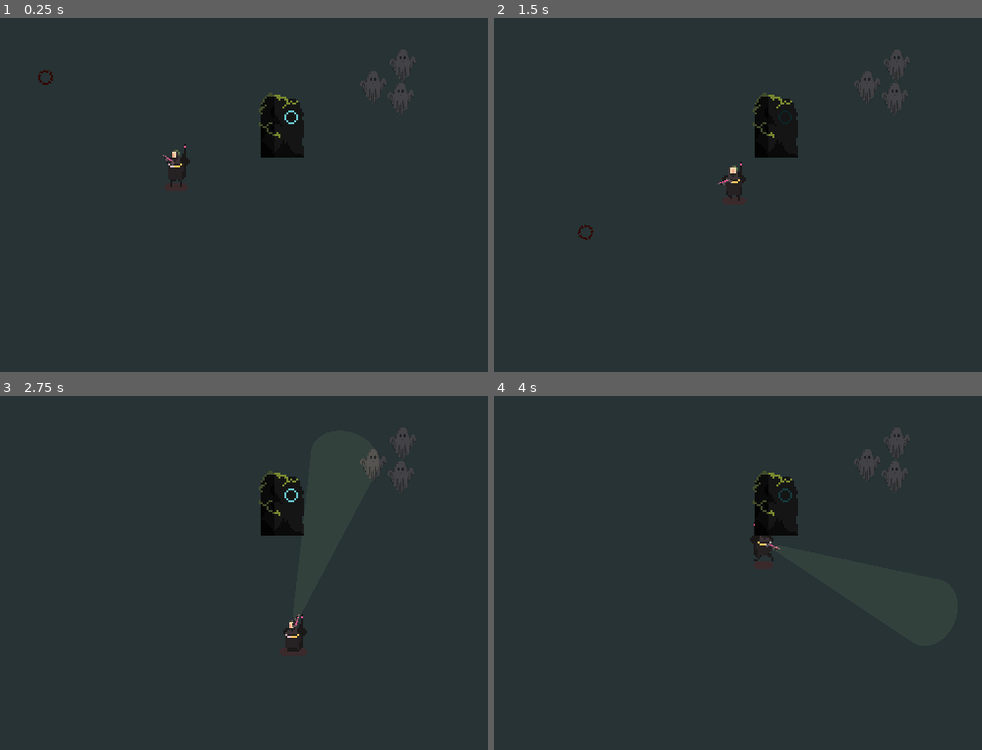
Above: before the commit, frames 1-4 (two rows, left to right).
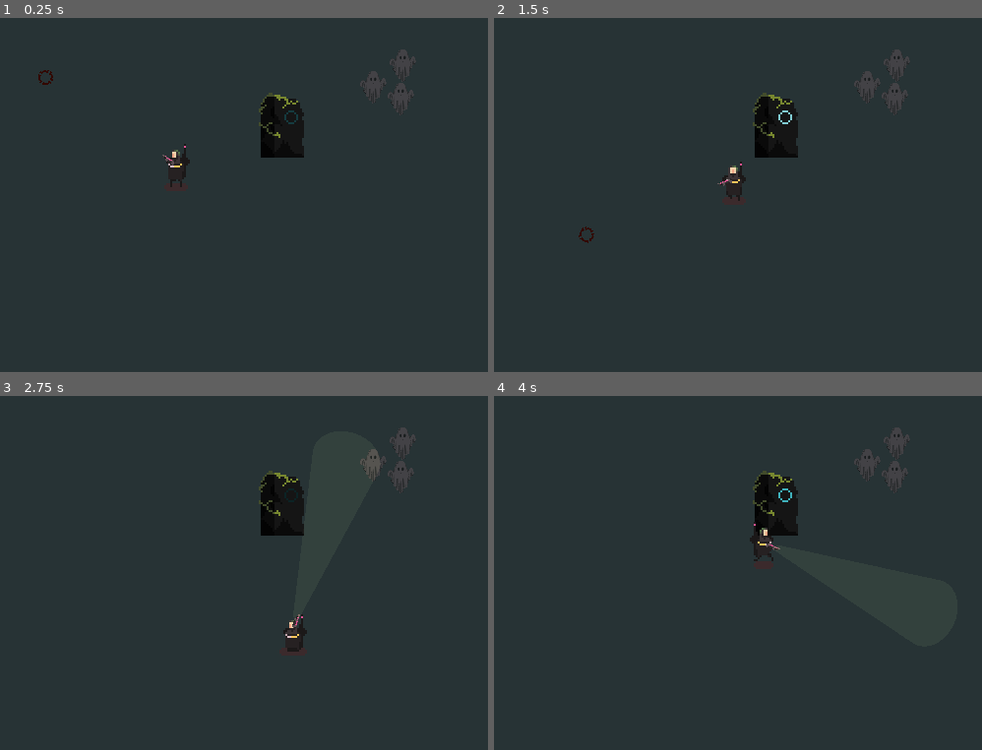
Above: after the commit, the same moments.

Repository: SeanTSinclair/Asylum
Game: Godot game, scene res://World.tscn
Two runs of this game, one before a commit and one after it. Both use one fixed random seed, a clock stepped at 60 frames per second and the inputs below.
Inputs (mouse positions are in pixels of both pictures, inside the frame that each line leads up to):
- Up to frame 1 (0.25 s): no input
- Up to frame 2 (1.5 s): move the mouse to (903, 177) at 0.52 s; press the mouse at (903, 177) at 0.53 s; hold D (move_right) 0.53-1.28 s; move the mouse to (640, 212) at 1.27 s; release the mouse at (640, 212) at 1.28 s; hold S (move_down) from 1.28 s (still down); click (640, 212) at 1.35 s
- Up to frame 3 (2.75 s): move the mouse to (336, 495) at 2.02 s; release S (move_down) at 2.03 s; press the mouse at (336, 495) at 2.03 s; hold D (move_right) from 2.03 s (still down)
- Up to frame 4 (4 s): move the mouse to (733, 643) at 2.77 s; release D (move_right) at 2.78 s; release the mouse at (733, 643) at 2.78 s; hold W (move_up) 2.78-3.53 s; click (733, 643) at 2.85 s; move the mouse to (957, 626) at 3.52 s; press the mouse at (957, 626) at 3.53 s; hold A (move_left) from 3.53 s (still down)

The runs differ from the first frame. In frame 1, less than 0.1% of the frame differs, in the area x 58-62%, y 26-30%; in frame 2, 0.1%, in the area x 17-62%, y 26-64%; in frame 3, less than 0.1%; in frame 4, less than 0.1%.

Commit message:
Adapted player to use a FSM, rough sketch from a yt video so might change it slightly later.

Diff:
--- /dev/null
+++ b/Common/StateMachine.gd
@@ -0,0 +1,39 @@
+extends Node
+class_name StateMachine
+
+var state = null setget set_state
+var previous_state = null
+var states = {}
+
+onready var parent = get_parent()
+
+func _physics_process(delta):
+	if state != null:
+		_state_logic(delta)
+		var transition = _get_transition(delta)
+		if transition != null:
+			set_state(transition)
+
+func _state_logic(_delta):
+	pass
+
+func _get_transition(_delta):
+	return null
+
+func _enter_state(_new_state, _old_state):
+	pass
+
+func _exit_state(_old_state, _new_state):
+	pass
+
+func set_state(new_state):
+	previous_state = state
+	state = new_state
+
+	if previous_state != null:
+		_exit_state(previous_state, new_state)
+	if new_state != null:
+		_enter_state(new_state, previous_state)
+
+func add_state(state_name):
+	states[state_name] = states.size()
--- a/Enemies/Ghost.gd
+++ b/Enemies/Ghost.gd
@@ -15,7 +15,7 @@
 var state = IDLE
 var stun_amount : float = 0
 
-func _physics_process(delta):
+func _physics_process(_delta):
 	match state:
 		IDLE:
 			pass
--- a/Player/Flashlight.gd
+++ b/Player/Flashlight.gd
@@ -10,7 +10,7 @@
 func _ready():
 	disable_flashlight()
 
-func _physics_process(delta):
+func _physics_process(_delta):
 	for raycast in raycasts:
 		if raycast.is_colliding():
 			var collider = raycast.get_collider()
--- a/Player/Player.gd
+++ b/Player/Player.gd
@@ -1,53 +1,18 @@
 extends KinematicBody2D
 
-onready var stats = $PlayerStats
 onready var sprite = $Sprite
 onready var rotator = $Rotator
 onready var flashlight = $Rotator/Flashlight
 onready var flashlight_sprite = $Rotator/Flashlight/Sprite
 onready var crosshair = $Rotator/Crosshair
-onready var movement = $MovementController
 onready var animator = $AnimationTree
 onready var animation_state = animator.get("parameters/playback")
-
-enum {
-	MOVE,
-	FLASHLIGHT
-}
-var state = MOVE
 
 var velocity : Vector2 = Vector2.ZERO
 var flashlight_direction : Vector2 = Vector2.DOWN
 
 func _ready():
 	animator.active = true
-
-func _physics_process(delta):
-	match state:
-		MOVE:
-			move_state(delta)
-		FLASHLIGHT:
-			flashlight_state(delta)
-
-	position_crosshair()
-
-	if Input.is_action_pressed("flashlight"):
-		flashlight.activate_flashlight()
-		crosshair.visible = false
-		state = FLASHLIGHT
-	elif Input.is_action_just_released("flashlight"):
-		flashlight.disable_flashlight()
-		crosshair.visible = true
-		state = MOVE
-
-
-func move_state(delta):
-	calculate_movement(movement.get_input_vector(), stats.base_speed, delta)
-	apply_velocity()
-
-func flashlight_state(delta):
-	calculate_movement(movement.get_input_vector(), stats.using_flashlight_speed, delta)
-	apply_velocity()
 
 func position_crosshair():
 	rotator.look_at(get_global_mouse_position())
@@ -63,7 +28,8 @@
 		flashlight_sprite.flip_v = false
 
 
-func calculate_movement(input_vector, speed, delta):
+func calculate_movement(input_vector, speed, stats, delta):
+	rotator.show_behind_parent = input_vector.y < 0
 	if input_vector != Vector2.ZERO:
 		animator.set("parameters/Run/blend_position", input_vector)
 		animation_state.travel("Run")
--- a/Player/Player.tscn
+++ b/Player/Player.tscn
@@ -2,7 +2,7 @@
 
 [ext_resource path="res://Player/Hero spritesheet PINK with shadow.png" type="Texture" id=1]
 [ext_resource path="res://Player/Player.gd" type="Script" id=2]
-[ext_resource path="res://Player/PlayerMovementController.gd" type="Script" id=3]
+[ext_resource path="res://Player/PlayerFSM.gd" type="Script" id=3]
 [ext_resource path="res://Player/PlayerStats.gd" type="Script" id=4]
 [ext_resource path="res://Player/crosshair.png" type="Texture" id=5]
 [ext_resource path="res://Player/gun sprite PINK.png" type="Texture" id=6]
@@ -185,10 +185,10 @@
 position = Vector2( 0, 3 )
 shape = SubResource( 1 )
 
-[node name="MovementController" type="Node" parent="."]
+[node name="StateMachine" type="Node" parent="."]
 script = ExtResource( 3 )
 
-[node name="PlayerStats" type="Node" parent="."]
+[node name="PlayerStats" type="Node" parent="StateMachine"]
 script = ExtResource( 4 )
 flashlight_speed_reduction_modifier = 0.1
 
--- /dev/null
+++ b/Player/PlayerFSM.gd
@@ -0,0 +1,49 @@
+extends StateMachine
+
+# https://www.youtube.com/watch?v=j_pM3CiQwts&list=RDCMUCLweX1UtQjRjj7rs_0XQ2Eg&index=2
+
+onready var stats = $PlayerStats
+
+func _ready():
+	add_state("move")
+	add_state("flashlight")
+	add_state("hide")
+	add_state("dead")
+	call_deferred("set_state", states.move)
+
+func get_input_vector() -> Vector2:
+	var input_vector = Vector2.ZERO
+
+	input_vector.x = Input.get_action_strength("move_right") - Input.get_action_strength("move_left")
+	input_vector.y = Input.get_action_strength("move_down") - Input.get_action_strength("move_up")
+
+	return input_vector.normalized()
+
+func _state_logic(delta):
+	if state == states.move:
+		parent.calculate_movement(get_input_vector(), stats.base_speed, stats, delta)
+	if state == states.flashlight:
+		parent.calculate_movement(get_input_vector(), stats.using_flashlight_speed, stats, delta)
+
+	parent.position_crosshair()
+	parent.apply_velocity()
+
+func _get_transition(_delta):
+	match state:
+		states.move:
+			if Input.is_action_pressed("flashlight"):
+				return states.flashlight
+		states.flashlight:
+			if !Input.is_action_pressed("flashlight"):
+				return states.move
+		# TODO: ADD HIDE AND DEAD STATE TRANSITION
+
+func _enter_state(new_state, _old_state):
+	if new_state == states.flashlight:
+		parent.flashlight.activate_flashlight()
+		parent.crosshair.visible = false
+
+func _exit_state(old_state, _new_state):
+	if old_state == states.flashlight:
+		parent.flashlight.disable_flashlight()
+		parent.crosshair.visible = true
--- a/Player/PlayerMovementController.gd
+++ /dev/null
@@ -1,9 +0,0 @@
-extends Node
-
-func get_input_vector() -> Vector2:
-	var input_vector = Vector2.ZERO
-
-	input_vector.x = Input.get_action_strength("move_right") - Input.get_action_strength("move_left")
-	input_vector.y = Input.get_action_strength("move_down") - Input.get_action_strength("move_up")
-
-	return input_vector.normalized()
--- a/World.tscn
+++ b/World.tscn
@@ -59,30 +59,31 @@
 margin_bottom = 243.0
 color = Color( 0.156863, 0.203922, 0.211765, 1 )
 
-[node name="Player" parent="." instance=ExtResource( 1 )]
+[node name="YSort" type="YSort" parent="."]
+
+[node name="Player" parent="YSort" instance=ExtResource( 1 )]
 position = Vector2( 111, 75 )
 
-[node name="Ghost" parent="." instance=ExtResource( 3 )]
+[node name="Ghost" parent="YSort" instance=ExtResource( 3 )]
 position = Vector2( 211, 34 )
 
-[node name="Ghost2" parent="." instance=ExtResource( 3 )]
+[node name="Ghost2" parent="YSort" instance=ExtResource( 3 )]
 position = Vector2( 225, 40 )
 
-[node name="Ghost3" parent="." instance=ExtResource( 3 )]
+[node name="Ghost3" parent="YSort" instance=ExtResource( 3 )]
 position = Vector2( 226, 23 )
 
-[node name="StuffInTheWay" type="Area2D" parent="."]
+[node name="StuffInTheWay" type="Area2D" parent="YSort"]
 position = Vector2( 164, 55 )
 
-[node name="AnimatedSprite" type="AnimatedSprite" parent="StuffInTheWay"]
+[node name="AnimatedSprite" type="AnimatedSprite" parent="YSort/StuffInTheWay"]
 position = Vector2( 0, -9.5 )
 frames = SubResource( 9 )
-frame = 7
 playing = true
 
-[node name="LightOccluder2D" type="LightOccluder2D" parent="StuffInTheWay/AnimatedSprite"]
+[node name="LightOccluder2D" type="LightOccluder2D" parent="YSort/StuffInTheWay/AnimatedSprite"]
 occluder = SubResource( 10 )
 
-[node name="CollisionShape2D" type="CollisionShape2D" parent="StuffInTheWay"]
+[node name="CollisionShape2D" type="CollisionShape2D" parent="YSort/StuffInTheWay"]
 position = Vector2( 0, 0.5 )
 shape = SubResource( 11 )
--- a/project.godot
+++ b/project.godot
@@ -13,9 +13,15 @@
 "class": "Ghost",
 "language": "GDScript",
 "path": "res://Enemies/Ghost.gd"
+}, {
+"base": "Node",
+"class": "StateMachine",
+"language": "GDScript",
+"path": "res://Common/StateMachine.gd"
 } ]
 _global_script_class_icons={
-"Ghost": ""
+"Ghost": "",
+"StateMachine": ""
 }
 
 [application]
